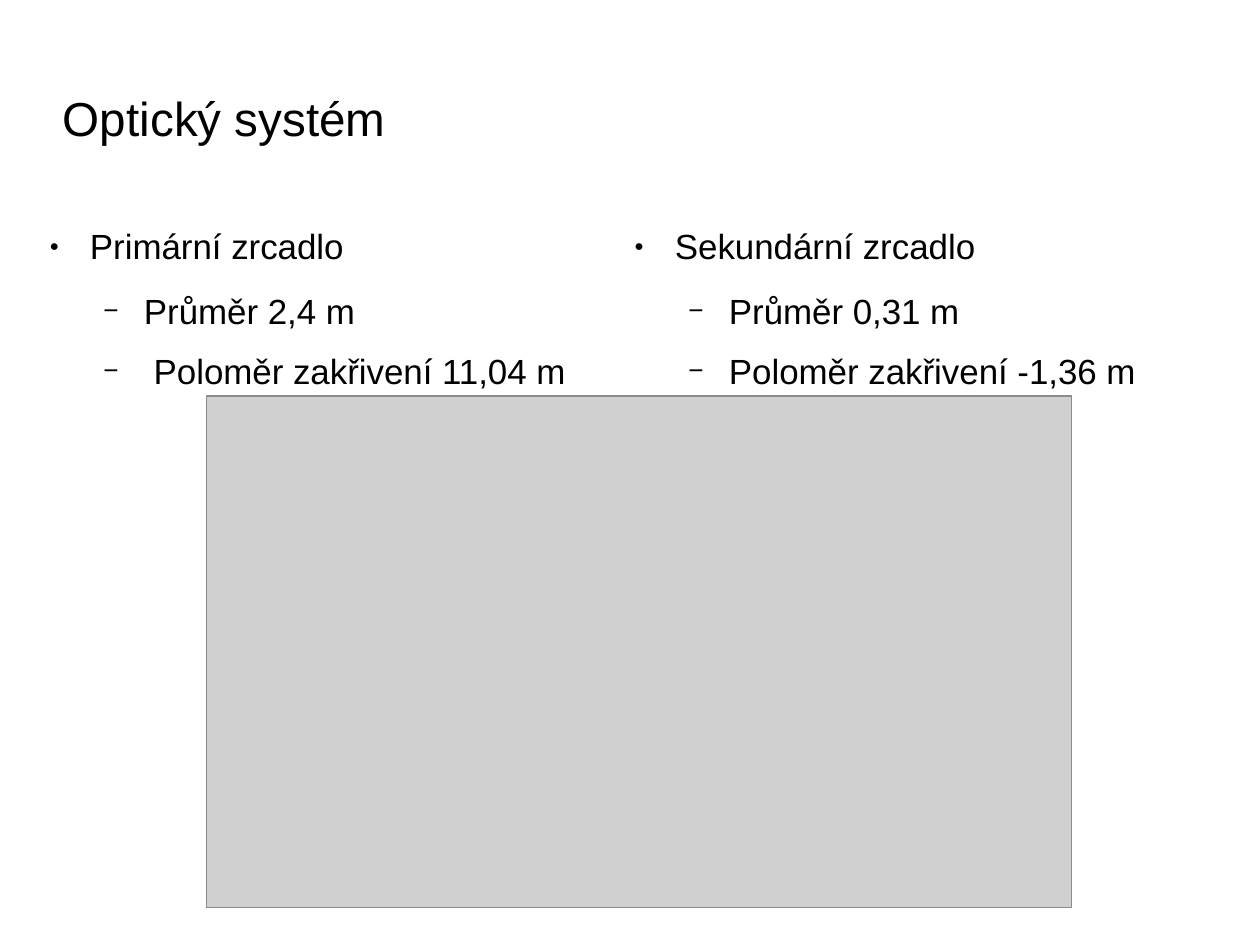
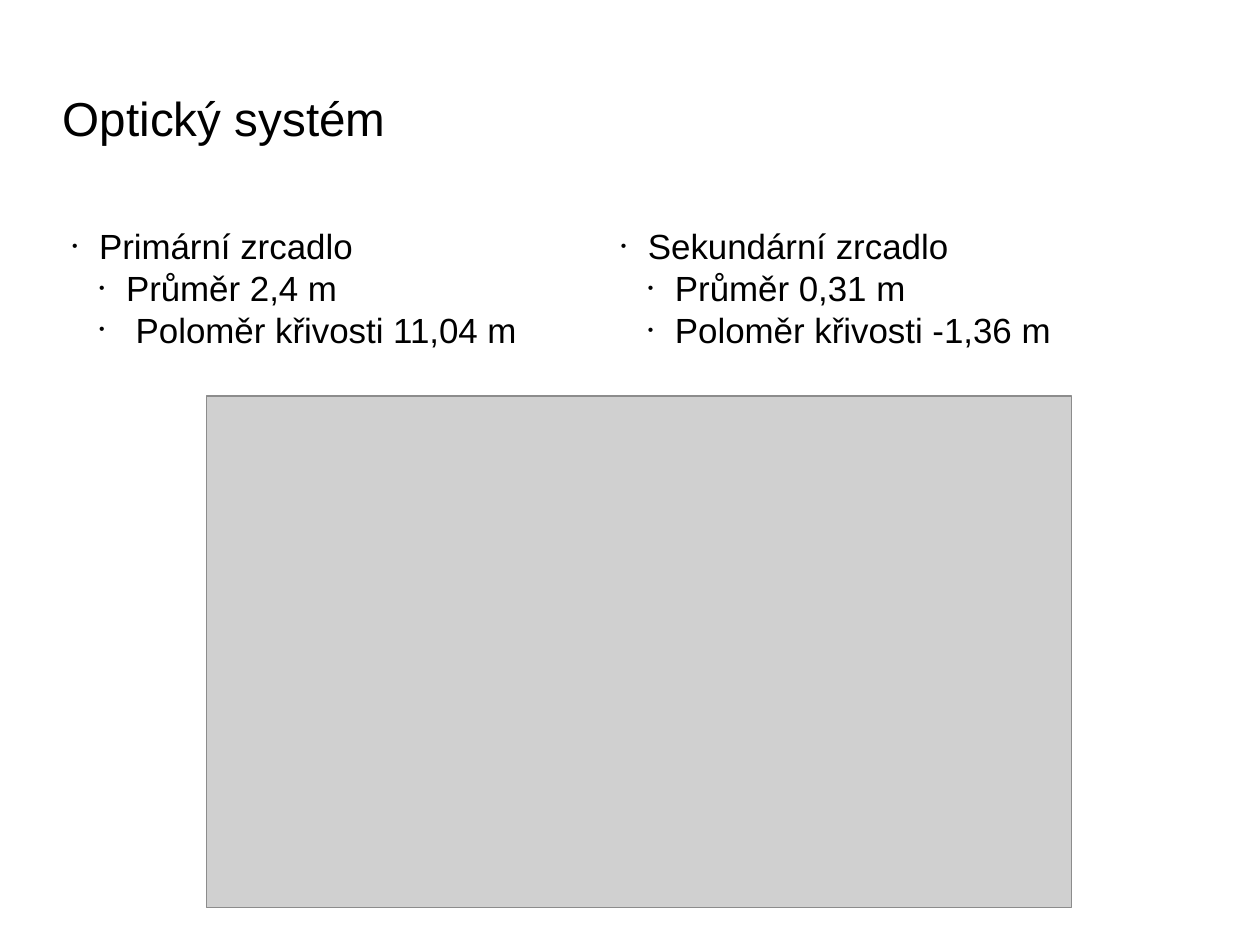
Before and after one commit to fast4shoot/FYO2015, a slide deck: slide 9 of slides/slides.odp. Drawn at 1260x945 pixels with LibreOffice and Linux fonts; fonts in the diff are those of the drawing; grey boxes stand for pictures; background and template pictures are left out. Boxes give left, top, right and bottom in pixels: in the first picture for what was removed or moved away, otherwise in the second. Text is boxed around its words. In the diff, an @@ line names an element or a change of style, - is before the commit and + after.

```diff
--- a/slides/slides.odp
+++ b/slides/slides.odp
@@ text "Primární zrcadlo": place and size @@
-text "Primární zrcadlo" at (90, 233, 565, 389)
+text "Primární zrcadlo" at (99, 233, 516, 348)
@@ text at (99, 233, 352, 306): bullet ● to •; less space between paragraphs; bullet − to • @@
@@ text at (648, 233, 948, 306): bullet ● to •; less space between paragraphs; bullet − to • @@
@@ text at (136, 317, 516, 348): text changed @@
-  − Poloměr zakřivení 11,04 m
+  • Poloměr křivosti 11,04 m
@@ text at (675, 317, 1051, 348): text changed @@
-  − Poloměr zakřivení -1,36 m
+  • Poloměr křivosti -1,36 m
```
Also in this commit, not shown: 10 other slides changed, 6 slides added, 4 slides removed, 2 other files.
